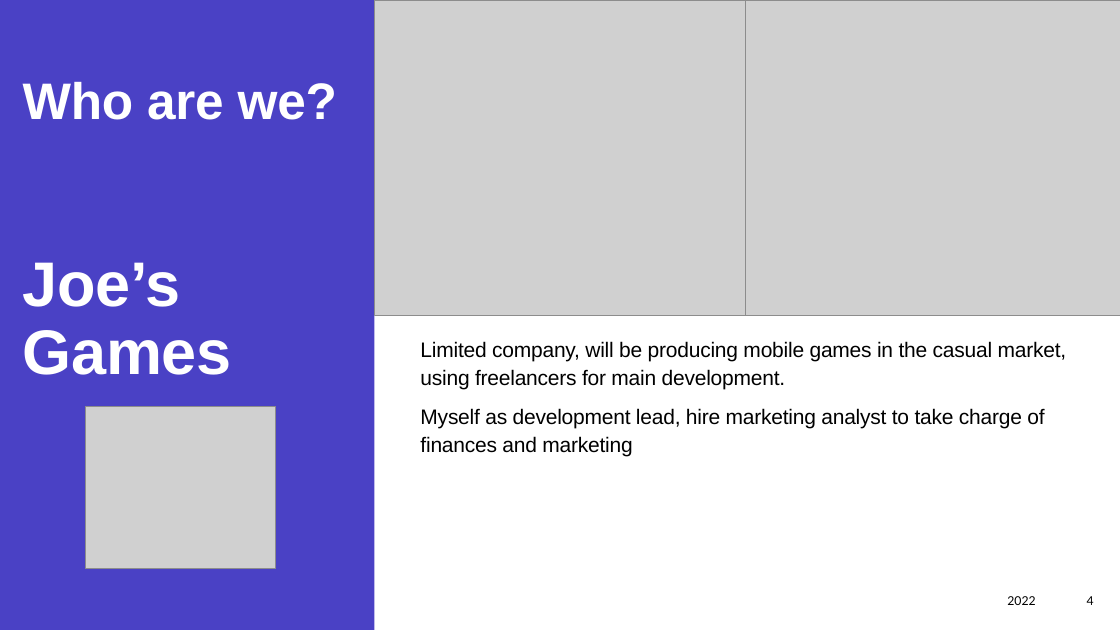
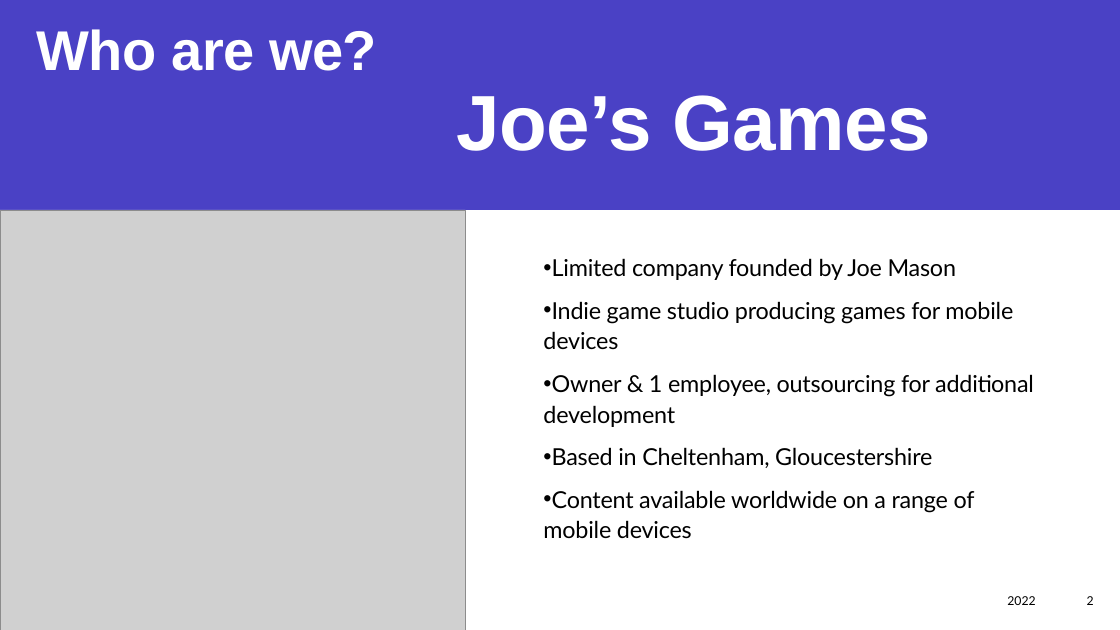
Before and after one commit to Joe34441/IndieDevPPT, a slide deck: slide 2 of CT6018 Joe Mason s4001719.pptx (slide 4 before the commit). Drawn at 1120x630 pixels with LibreOffice and Linux fonts; fonts in the diff are those of the drawing; grey boxes stand for pictures. Boxes give left, top, right and bottom in pixels: in the first picture for what was removed or moved away, otherwise in the second. Text is boxed around its words. In the diff, an @@ line names an element or a change of style, - is before the commit and + after.

```diff
--- a/CT6018 Joe Mason s4001719.pptx
+++ b/CT6018 Joe Mason s4001719.pptx
@@ rectangle added at <box>0,0,1120,630</box>, fill #FFFFFF @@
@@ rectangle added at <box>0,0,1120,210</box>, fill #4A41C5 @@
@@ title "Who are we? Joe’s Games": place and size @@
-title "Who are we? Joe’s Games" at <box>23,82,337,375</box>
+title "Who are we? Joe’s Games" at <box>36,29,931,151</box>
@@ title "Who are we? Joe’s Games" at <box>36,29,931,151</box>: size 44 to 48 pt in "Who are we?"; size 54 to 67 pt in "Joe’s Games"; letter spacing -0.2 to -0.4 pt @@
@@ picture removed at <box>375,0,746,315</box> @@
@@ picture removed at <box>746,0,1120,315</box> @@
@@ picture: place and size @@
-picture at <box>86,407,276,569</box>
+picture at <box>0,210,465,630</box>
@@ text at <box>543,258,1034,539</box>: text changed; size 18 to 20 pt; font Arial to Lato @@
-Limited company, will be producing mobile games in the casual market, using freelancers for main development.
-Myself as development lead, hire marketing analyst to take charge of finances and marketing
+• Limited company founded by Joe Mason
+• Indie game studio producing games for mobile devices
+• Owner & 1 employee, outsourcing for additional development
+• Based in Cheltenham, Gloucestershire
+• Content available worldwide on a range of mobile devices
@@ page number at <box>1087,596,1094,605</box>: text changed @@
-4
+2
```
Also in this commit, not shown: 3 other slides changed, 2 slides added, 1 slide removed, 4 other files.
